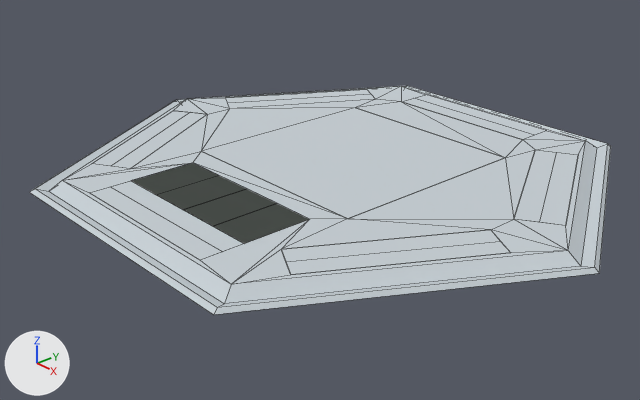
The Blender file TheGrid/TheGrid/TheGridContent/Hexa_1.blend: old version first, new version second.
The view is the same before and after, from a camera (50 mm lens) standing at (20.34, -18.93, 11.03) and looking at (-0.03, -0.78, -1.03). The axes (+X, +Y, +Z) are drawn at lower left. The lights are the same throughout. Mesh edges are drawn as thin lines.

The scene before the commit, as lines of its bpy script (objects in view):
```python
ob_body = bpy.data.objects.new('Body', me_circle_014)
ob_body.location = (0.0, 0.0, 0.0)
ob_direction_4 = bpy.data.objects.new('Direction.4', me_plane_033)
ob_direction_4.location = (0.0, 0.0, 0.0)
ob_icon = bpy.data.objects.new('Icon', me_cube_003)
ob_icon.location = (0.0, 0.0, 0.0)
ob_speed_1 = bpy.data.objects.new('Speed.1', me_plane_022)
ob_speed_1.location = (0.0, 0.0, 0.0)
ob_speed_2 = bpy.data.objects.new('Speed.2', me_plane_023)
ob_speed_2.location = (0.0, 0.0, 0.0)
ob_speed_3 = bpy.data.objects.new('Speed.3', me_plane_024)
ob_speed_3.location = (0.0, 0.0, 0.0)
ob_speed_4 = bpy.data.objects.new('Speed.4', me_plane_025)
ob_speed_4.location = (0.0, 0.0, 0.0)
# me_circle_014
# before: 7 (-4.4, -7.8, 0.2) at pixel (62, 180), 30 (-3.0, -7.6, 0.2) at pixel (89, 192), 31 (-3.0, -3.8, 0.2) at pixel (192, 162)
# before: 19 (3.0, -3.8, 0.2) at pixel (309, 219), 20 (3.0, -7.6, 0.2) at pixel (200, 260), 21 (4.5, -7.8, 0.2) at pixel (231, 284)
# also in view: 'Direction.5' at (-6.28, -3.63, 0.25); 'Repeater.2' at (5.66, 3.27, 0.25); 'Direction.6' at (-6.28, 3.63, 0.25); 'Repeater.1' at (0.0, 6.54, 0.25); 'Repeater.6' at (-5.66, 3.27, 0.25)
```
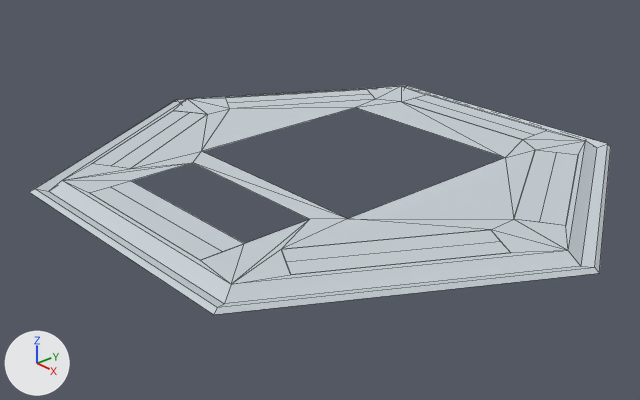
Where the change shows, as pixel boxes (x1, y1, x2, y2) in the pictures (640 x 400 px):
'Icon', hidden: before (202, 108, 505, 219)
'Speed.4', hidden: before (213, 204, 309, 244)
'Speed.3', hidden: before (184, 189, 277, 226)
'Speed.2', hidden: before (157, 175, 246, 210)
'Speed.1', hidden: before (132, 163, 218, 195)
part 1 of me_circle_014, built on: (63, 163, 190, 193) in both
part 2 of me_circle_014, built on: (201, 219, 310, 284) in both

The change, as a diff of the scene's bpy script:
```diff
--- a/TheGrid/TheGrid/TheGridContent/Hexa_1.blend.py
+++ b/TheGrid/TheGrid/TheGridContent/Hexa_1.blend.py
@@ me_circle_014 @@
 me_circle_014.from_pydata(...)  # 52 vertices, 58 faces; spans x -10.0..10.0, y -8.7..8.6, z -0.1..0.3
 # used by ob_body; location = (0.0, 0.0, 0.0)
 # verts and faces of me_circle_014; kept vertices keep their numbers, new ones are numbered from 52
+# me_circle_014 part 1
+delete_faces([(7, 30, 31)])
+verts[52] = (-3.0, -6.2, 0.2)  # pixel (130, 180)
+faces += [(7, 30, 52), (7, 52, 31)]
+# me_circle_014 part 2
+delete_faces([(19, 20, 21)])
+verts[53] = (3.0, -6.2, 0.2)  # pixel (244, 243)
+faces += [(19, 53, 21), (20, 21, 53)]
 me_circle_014.materials.append(mat_material_hexa)
@@ ob_icon @@
 ob_icon.location = (0.0, 0.0, 0.0)
+ob_icon.hide_set(True)  # its collection is switched off
@@ ob_speed_4 @@
 ob_speed_4.location = (0.0, 0.0, 0.0)
+ob_speed_4.hide_set(True)  # its collection is switched off
@@ ob_speed_3 @@
 ob_speed_3.location = (0.0, 0.0, 0.0)
+ob_speed_3.hide_set(True)  # its collection is switched off
@@ ob_speed_2 @@
 ob_speed_2.location = (0.0, 0.0, 0.0)
+ob_speed_2.hide_set(True)  # its collection is switched off
@@ ob_speed_1 @@
 ob_speed_1.location = (0.0, 0.0, 0.0)
+ob_speed_1.hide_set(True)  # its collection is switched off
```
